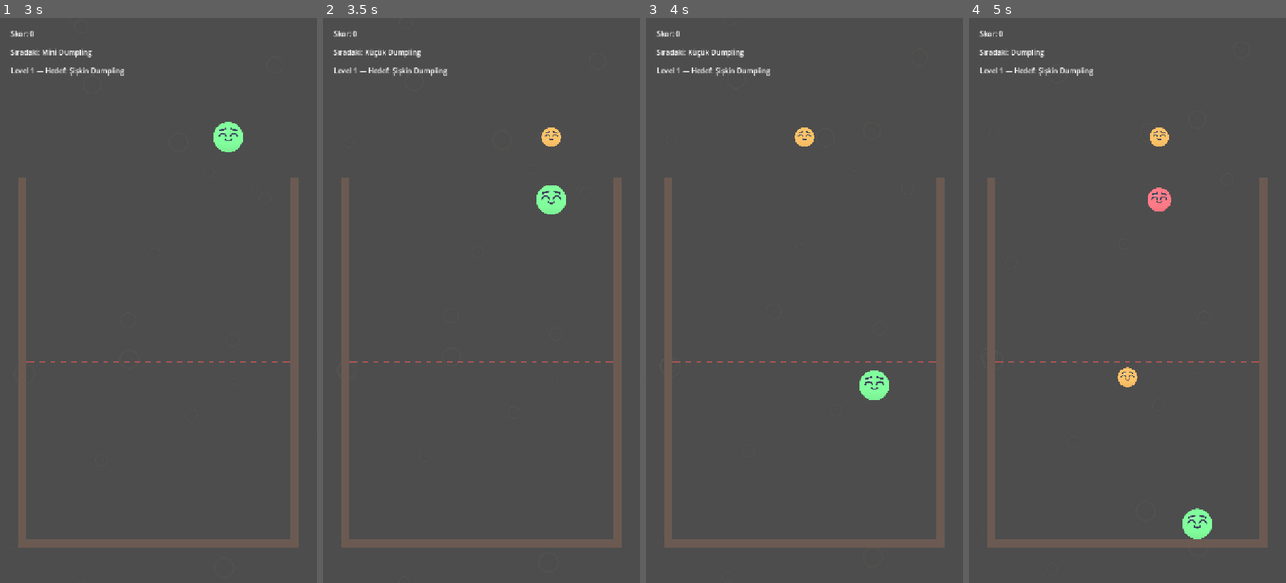
Above: before the commit, frames 1-4 (left to right).
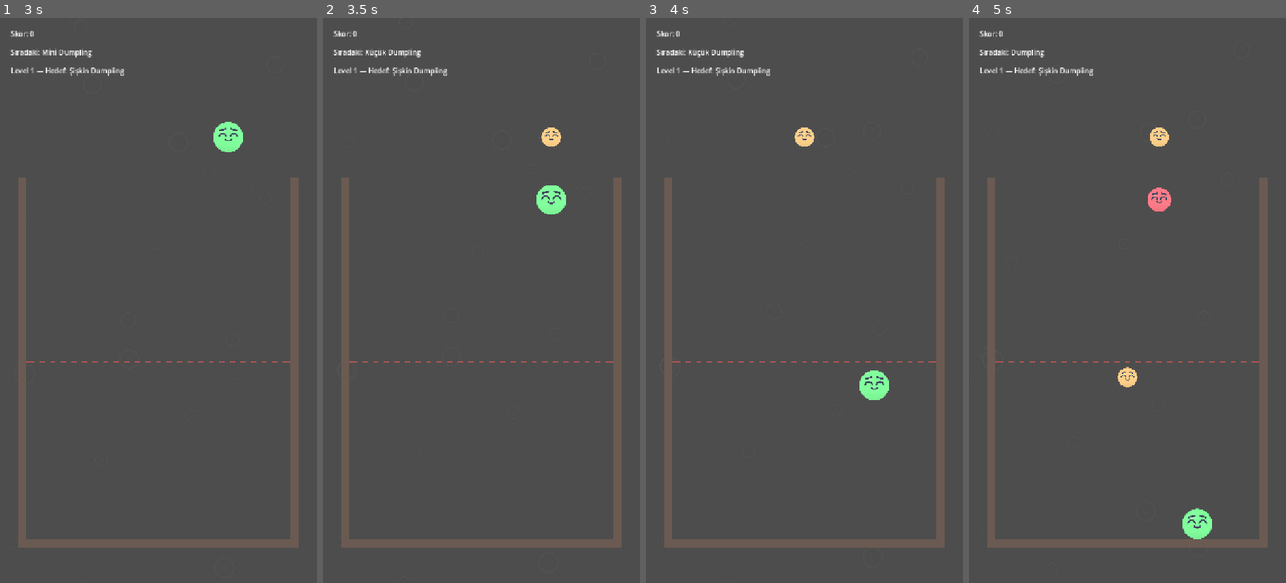
Above: after the commit, the same moments.

Repository: oguzhanbilgi/Squishy-Merge
Game: Godot game, scene res://scenes/main.tscn
The game is run twice, just before and just after one commit, with the same random seed, the same clock (stepped at 60 frames per second) and the same inputs.
Inputs (mouse positions are in pixels of both pictures, inside the frame that each line leads up to):
- Up to frame 1 (3 s): click "1 ☆☆☆" at 0.5 s; click "Koleksiyon" at 1.25 s; click "1 ☆☆☆" at 2 s; tap Enter at 2.75 s; move the mouse to (228, 272) at 2.77 s; click (228, 272) at 2.92 s
- Up to frame 2 (3.5 s): no input
- Up to frame 3 (4 s): drag from (741, 328) to (804, 362) at 3.52 s
- Up to frame 4 (5 s): move the mouse to (1159, 176) at 4.27 s; click (1159, 176) at 4.42 s

Frame 1 is identical in both runs. In frame 2, 0.1% of the frame differs, in the area x 68-76%, y 19-23%; in frame 3, 0.1%; in frame 4, 0.3%, in the area x 46-64%, y 19-66%.

Commit message:
[M8] Tier 1 paleti açıldı + L1-L7 zorluk kararı §3'e not edildi
- Tier 1 #ffc368 → #ffd08a (saturation 0.59 → 0.46). +0.22'lik toplu
  doygunlaştırma tier 1'de geri tepiyordu: 44 px çapta gövde sprite'ının
  koyu kenar gradyanı baskın çıkıp parçayı çamurlu gösteriyordu. M7
  orijinalinden (0.37) hâlâ belirgin şekilde daha canlı.
- GAME_DESIGN §3: L1-L7 için kap genişliğinin zorluk kaldıracı olarak
  KULLANILMAYACAĞI owner kararı olarak yazıldı (giriş/ısınma level'ları,
  rahatlatıcı konseptle tutarlı; asıl zorluk L8-L10'da).
- screenshot_runner'a palet karşılaştırma çekimi eklendi: tier 1'i gerçek
  boyutta ve 2.5x'te, üç palet sürümüyle yan yana gösteriyor. Renkler
  bilerek sabit, tier_config'in o anki değerinden bağımsız.

Co-Authored-By: Claude Opus 5 <noreply@anthropic.com>

Diff:
--- a/scripts/game/tier_config.gd
+++ b/scripts/game/tier_config.gd
@@ -6,6 +6,11 @@
 ## doygunlaştırıldılar: hue'lar korunup saturation +0.22 puan artırıldı
 ## ("kraft kağıdı pastel" değil "kawaii/candy" hedefi). Value zaten
 ## hepsinde 1.0'daydı, artırılacak yer yoktu.
+##
+## Tier 1 istisnası: +0.22 ile #ffc368 oluyordu ama 44 px çapta gövde
+## sprite'ının koyu kenar gradyanı baskın çıkıp "çamurlu" okunuyordu.
+## Doygunluğu 0.59'dan 0.46'ya çekildi (#ffd08a) — M7 orijinalinden (0.37)
+## hâlâ belirgin şekilde daha canlı.
 ## YARIÇAPLAR placeholder DEĞİL: M8'de ölçümle kilitlendi. Sabit 1.241 büyüme
 ## oranıyla türetildiler; eski merdiven (22/30/40/52/66/84/106/132) level 9-10'u
 ## kazanılamaz kılıyordu (headless bot L10'da 0/20). Değiştirmeden önce
@@ -17,7 +22,7 @@
 const DROP_POOL_MAX_TIER: int = 3
 
 const TIERS: Array[Dictionary] = [
-	{"name": "Mini Dumpling",   "radius": 22.0,  "color": Color("ffc368"), "score": 0},
+	{"name": "Mini Dumpling",   "radius": 22.0,  "color": Color("ffd08a"), "score": 0},
 	{"name": "Küçük Dumpling",  "radius": 27.0,  "color": Color("ff7b87"), "score": 50},
 	{"name": "Dumpling",        "radius": 34.0,  "color": Color("82ff9d"), "score": 70},
 	{"name": "Şişkin Dumpling", "radius": 42.0,  "color": Color("82c9ff"), "score": 90},
--- a/tools/screenshot_runner.gd
+++ b/tools/screenshot_runner.gd
@@ -11,6 +11,16 @@
 const GAME_BOARD_SCENE: PackedScene = preload("res://scenes/game/game_board.tscn")
 const ROUND_RESULT_SCENE: PackedScene = preload("res://scenes/ui/round_result.tscn")
 const LEVEL_SELECT_SCENE: PackedScene = preload("res://scenes/ui/level_select.tscn")
+const DUMPLING_VISUAL := preload("res://scripts/game/dumpling_visual.gd")
+
+## Tier 1 paletinin evrimi — küçük parçanın gerçek boyutta nasıl okunduğunu
+## karşılaştırmak için. Renkler bilerek sabit: bu çekim tier_config.gd'nin
+## o anki değerinden bağımsız olarak üçünü yan yana göstermeli.
+const PALETTE_VARIANTS: Array[Dictionary] = [
+	{"label": "M7 pastel      #ffd9a0", "color": Color("ffd9a0")},
+	{"label": "M8 candy       #ffc368", "color": Color("ffc368")},
+	{"label": "M8 tier1 açık  #ffd08a", "color": Color("ffd08a")},
+]
 const BOT_BRAIN = preload("res://tools/bot_brain.gd")
 
 ## Proje viewport'u 720x1280; ekrana sigmasi icin ayni oranda kucultuluyor.
@@ -46,6 +56,7 @@
 	await _shot_danger()
 	await _shot_chest()
 	await _shot_level_select()
+	await _shot_palette()
 	print("bitti -> ", _out_dir)
 	get_tree().quit()
 
@@ -207,3 +218,43 @@
 	await _capture("04_level_select.png")
 	select.queue_free()
 	await get_tree().process_frame
+
+
+# --- 5) Tier 1 palet karşılaştırması (gerçek boyut + 2.5x büyütme) ---
+
+func _shot_palette() -> void:
+	var root := Node2D.new()
+	add_child(root)
+
+	var title := Label.new()
+	title.text = "Tier 1 (yarıçap 22 px) — sol: gerçek boyut, sağ: 2.5x"
+	title.position = Vector2(40, 120)
+	root.add_child(title)
+
+	for i in PALETTE_VARIANTS.size():
+		var variant: Dictionary = PALETTE_VARIANTS[i]
+		var y: float = 260.0 + float(i) * 220.0
+
+		var label := Label.new()
+		label.text = variant["label"]
+		label.position = Vector2(40, y - 90)
+		root.add_child(label)
+
+		_add_swatch(root, Vector2(150, y), 22.0, variant["color"])
+		_add_swatch(root, Vector2(420, y), 55.0, variant["color"])
+
+	await get_tree().process_frame
+	await get_tree().process_frame
+	await _capture("05_tier1_palet.png")
+	root.queue_free()
+	await get_tree().process_frame
+
+
+## Gerçek dumpling görselini kullanır (gövde + parlama + yüz) — düz bir daire
+## çizmek yanıltıcı olurdu, sorun zaten gövde sprite'ının gradyanından çıkıyor.
+func _add_swatch(root: Node2D, at: Vector2, radius: float, color: Color) -> void:
+	var visual := Node2D.new()
+	visual.set_script(DUMPLING_VISUAL)
+	visual.position = at
+	root.add_child(visual)
+	visual.setup(radius, color)
Not shown, changed: DEVLOG.md
Not shown, changed: GAME_DESIGN.md
